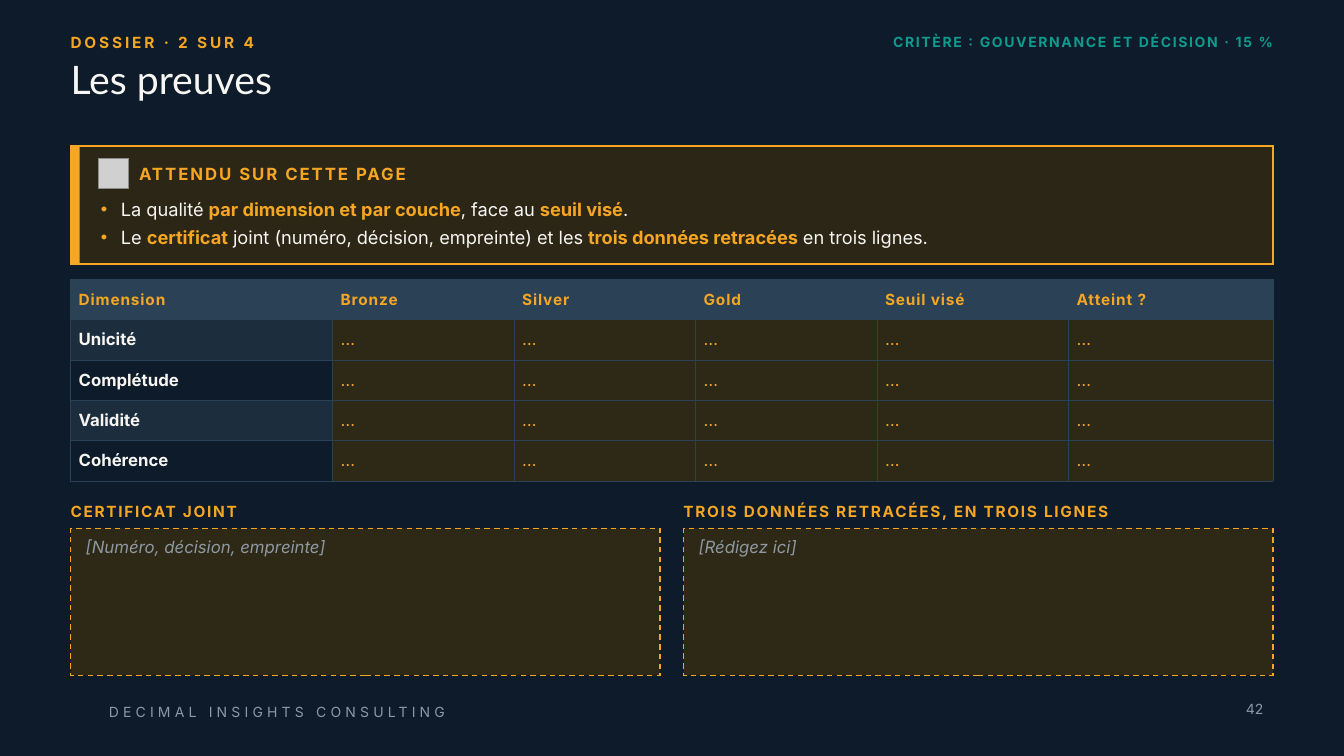
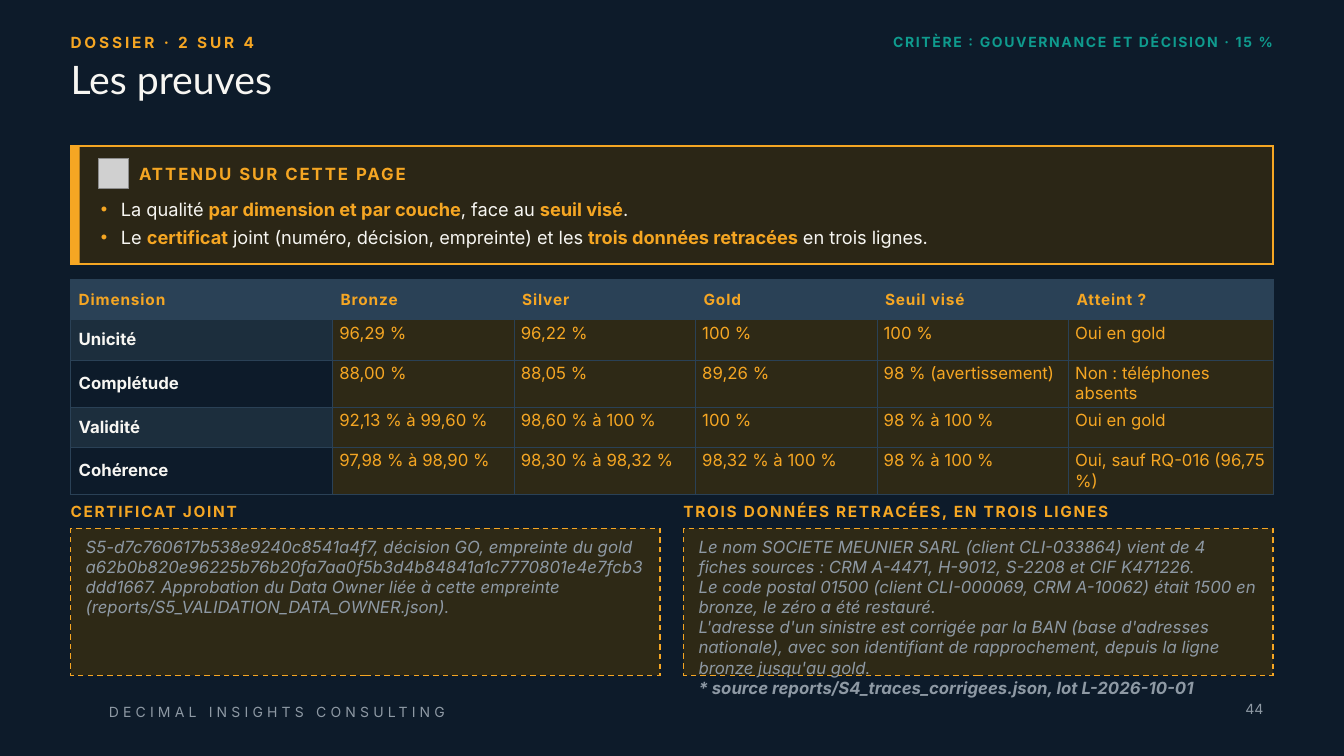
Before and after one commit to ruthabebeneg/td-qualite-g02, a slide deck: slide 44 of livrables/Livrable_Groupe_TD_AssurConnect.pptx (slide 42 before the commit). Drawn at 1344x756 pixels with LibreOffice and Linux fonts; fonts in the diff are those of the drawing; grey boxes stand for pictures; background and template pictures are left out. Boxes give left, top, right and bottom in pixels: in the first picture for what was removed or moved away, otherwise in the second. Text is boxed around its words. In the diff, an @@ line names an element or a change of style, - is before the commit and + after.

```diff
--- a/livrables/Livrable_Groupe_TD_AssurConnect.pptx
+++ b/livrables/Livrable_Groupe_TD_AssurConnect.pptx
@@ table at <box>71,279,1273,481</box> @@
-row 2: Unicité | … | … | … | … | …
+row 2: Unicité | 96,29 % | 96,22 % | 100 % | 100 % | Oui en gold
-row 3: Complétude | … | … | … | … | …
+row 3: Complétude | 88,00 % | 88,05 % | 89,26 % | 98 % (avertissement) | Non : téléphones absents
-row 4: Validité | … | … | … | … | …
+row 4: Validité | 92,13 % à 99,60 % | 98,60 % à 100 % | 100 % | 98 % à 100 % | Oui en gold
-row 5: Cohérence | … | … | … | … | …
+row 5: Cohérence | 97,98 % à 98,90 % | 98,30 % à 98,32 % | 98,32 % à 100 % | 98 % à 100 % | Oui, sauf RQ-016 (96,75 %)
@@ text in rectangle at <box>86,540,633,617</box>: text changed @@
-[Numéro, décision, empreinte]
+S5-d7c760617b538e9240c8541a4f7, décision GO, empreinte du gold a62b0b820e96225b76b20fa7aa0f5b3d4b84841a1c7770801e4e7fcb3ddd1667. Approbation du Data Owner liée à cette empreinte (reports/S5_VALIDATION_DATA_OWNER.json).
@@ text in rectangle at <box>699,540,1256,698</box>: text changed @@
-[Rédigez ici]
+Le nom SOCIETE MEUNIER SARL (client CLI-033864) vient de 4 fiches sources : CRM A-4471, H-9012, S-2208 et CIF K471226.
+Le code postal 01500 (client CLI-000069, CRM A-10062) était 1500 en bronze, le zéro a été restauré.
+L'adresse d'un sinistre est corrigée par la BAN (base d'adresses nationale), avec son identifiant de rapprochement, depuis la ligne bronze jusqu'au gold.
+* source reports/S4_traces_corrigees.json, lot L-2026-10-01
@@ page number at <box>1245,704,1263,714</box>: text changed @@
-42
+44
```
Also in this commit, not shown: 16 other slides changed, 2 slides added.
